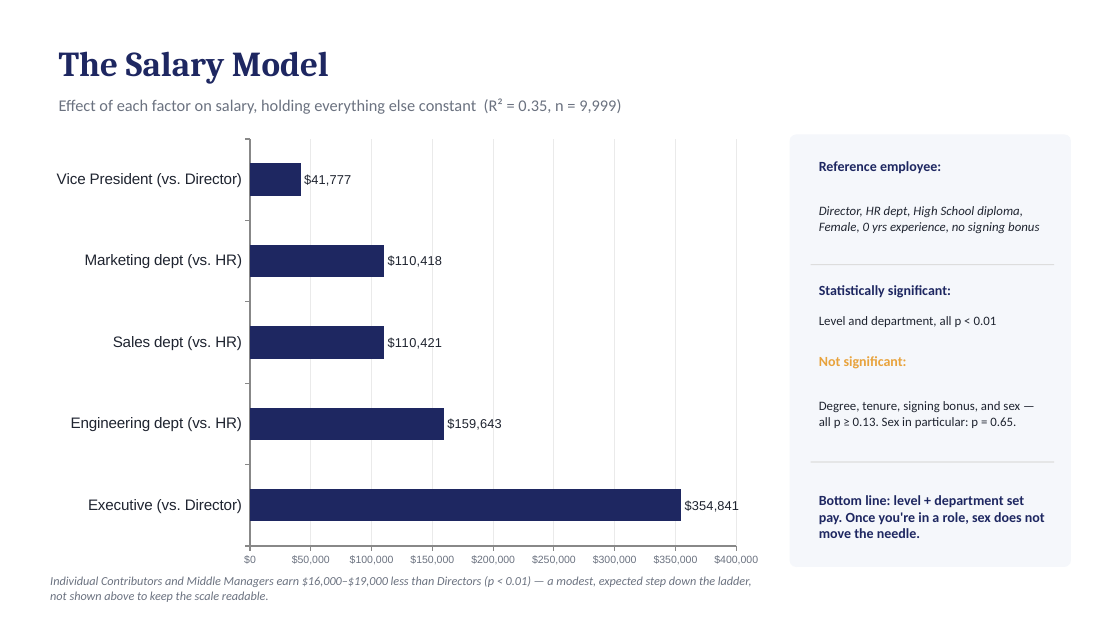
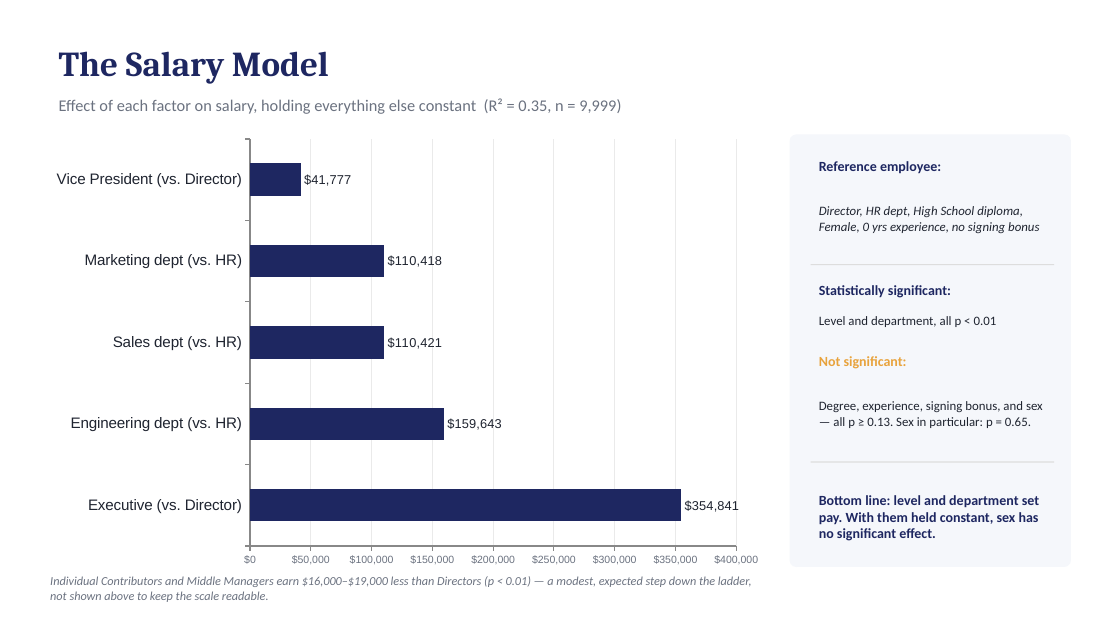
Before and after one commit to glowwormkpo/Workplace_Diversity, a slide deck: slide 6 of Workplace_Diversity_Analysis_Deck.pptx. Drawn at 1120x630 pixels with LibreOffice and Linux fonts; fonts in the diff are those of the drawing. Boxes give left, top, right and bottom in pixels: in the first picture for what was removed or moved away, otherwise in the second. Text is boxed around its words. In the diff, an @@ line names an element or a change of style, - is before the commit and + after.

```diff
--- a/Workplace_Diversity_Analysis_Deck.pptx
+++ b/Workplace_Diversity_Analysis_Deck.pptx
@@ text at bbox=[819, 401, 1043, 428]: text changed @@
-Degree, tenure, signing bonus, and sex — all p ≥ 0.13. Sex in particular: p = 0.65.
+Degree, experience, signing bonus, and sex — all p ≥ 0.13. Sex in particular: p = 0.65.
@@ text at bbox=[819, 495, 1039, 541]: text changed @@
-Bottom line: level + department set pay. Once you're in a role, sex does not move the needle.
+Bottom line: level and department set pay. With them held constant, sex has no significant effect.
```
Also in this commit, not shown: 8 other slides changed, 4 other files.
